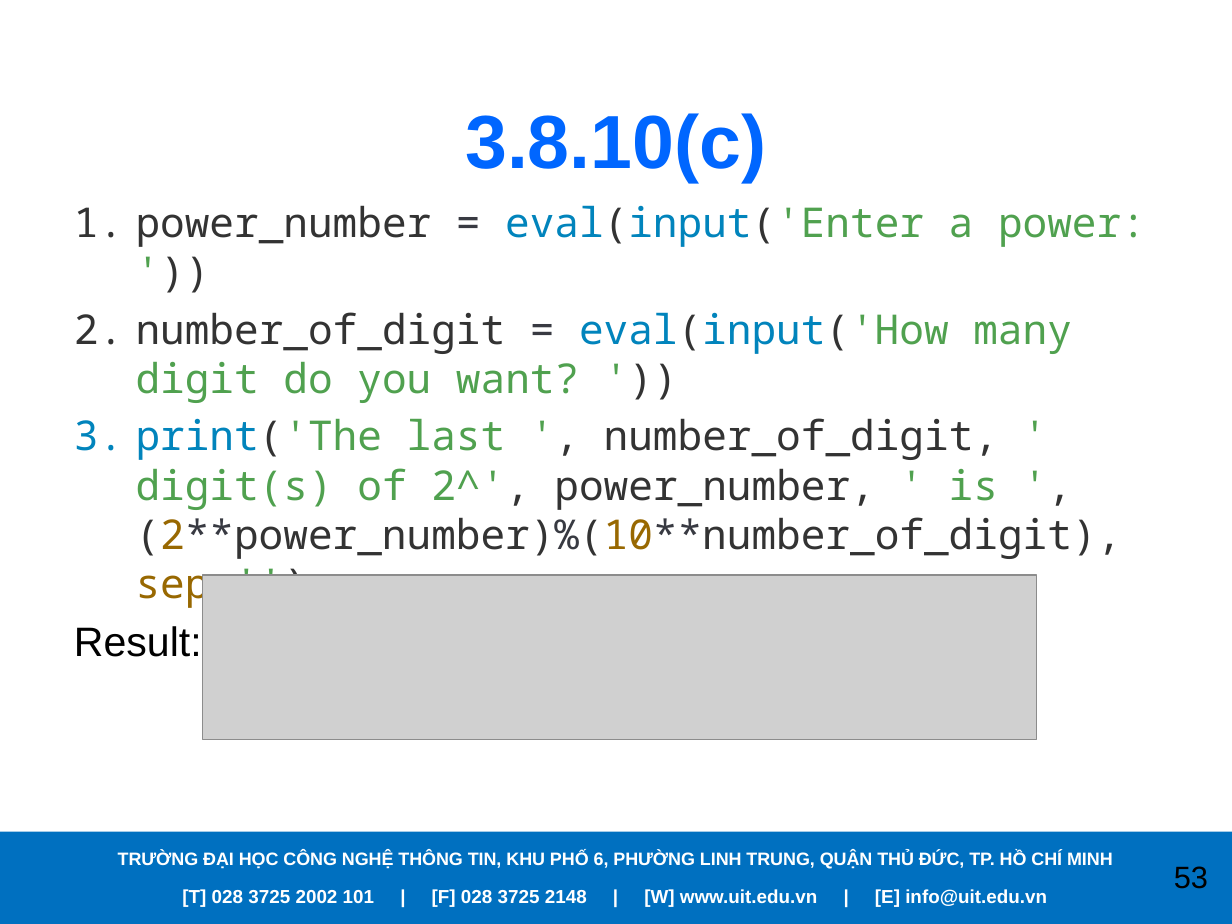
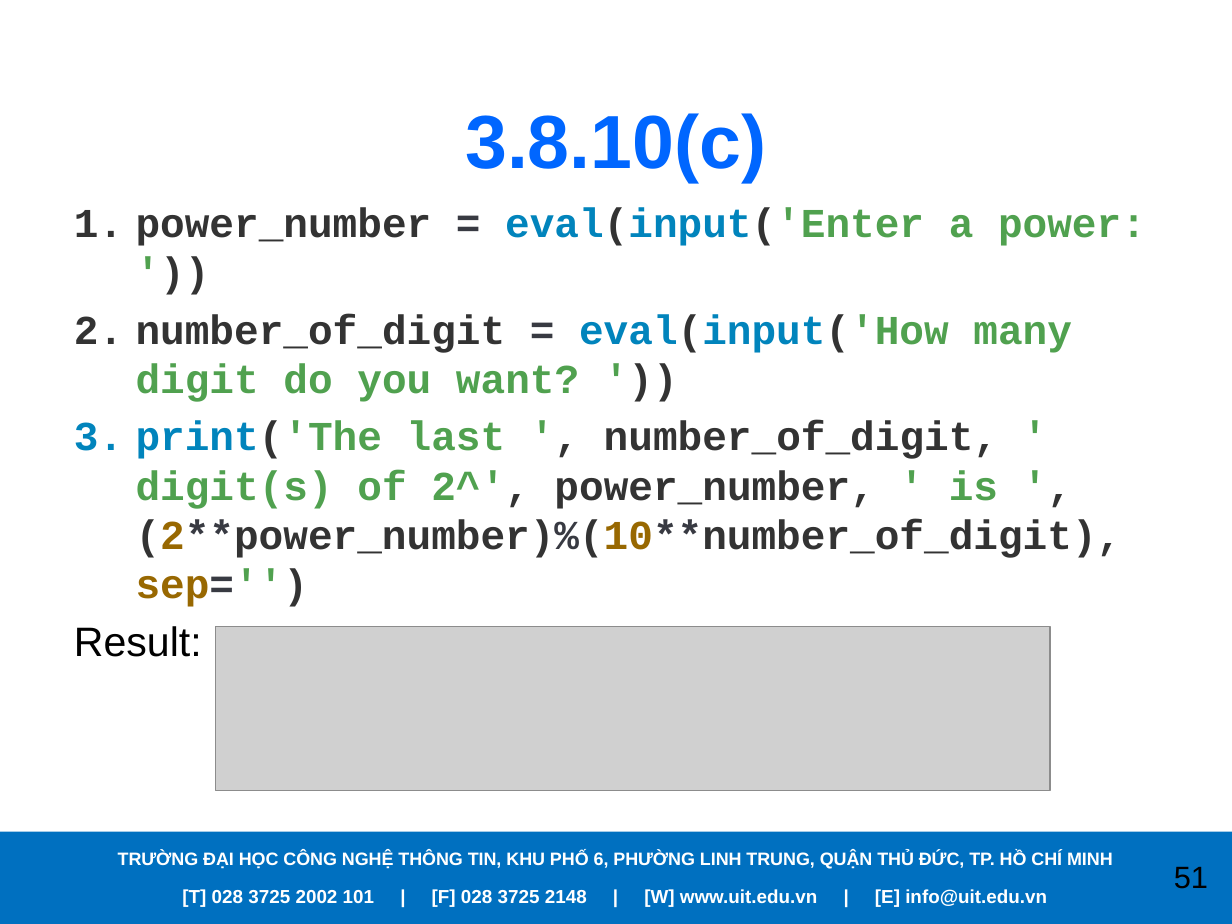
Before and after one commit to PhanVinhLong/APracticalIntroductionToPythonProgramming, a slide deck: slide 51 of Presentations/Chapter03.pptx (slide 53 before the commit). Drawn at 1232x924 pixels with LibreOffice and Linux fonts; fonts in the diff are those of the drawing; grey boxes stand for pictures; background and template pictures are left out. Boxes give left, top, right and bottom in pixels: in the first picture for what was removed or moved away, otherwise in the second. Text is boxed around its words. In the diff, an @@ line names an element or a change of style, - is before the commit and + after.

```diff
--- a/Presentations/Chapter03.pptx
+++ b/Presentations/Chapter03.pptx
@@ text at bbox=[136, 207, 1146, 607]: font Noto Sans Mono to Courier New, bold on @@
@@ picture: place and size @@
-picture at bbox=[202, 575, 1036, 739]
+picture at bbox=[216, 626, 1050, 790]
@@ page number at bbox=[1174, 867, 1208, 889]: text changed @@
-53
+51
```
Also in this commit, not shown: 23 other slides changed, 2 slides removed, 7 other files.
